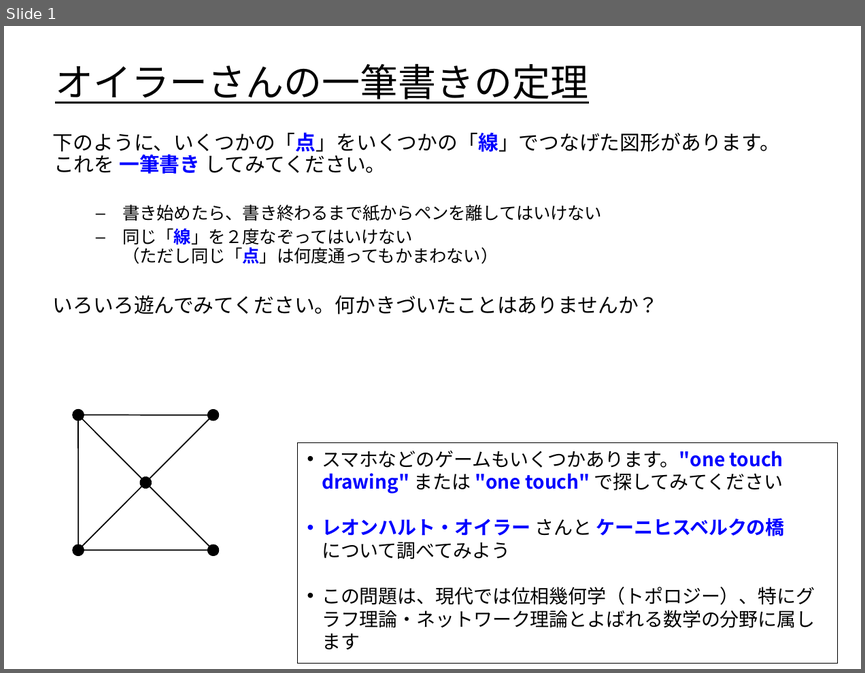
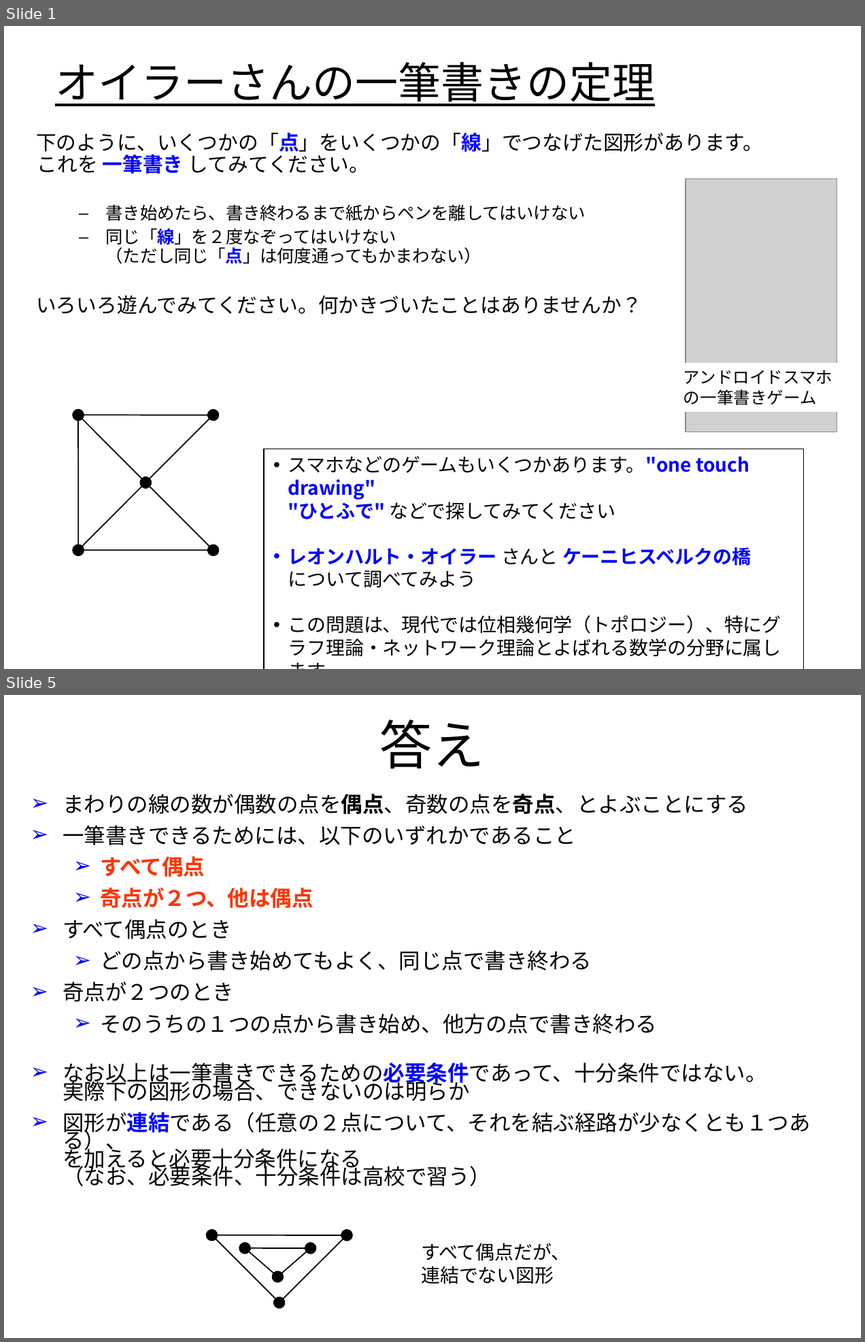
Before and after one commit to kuh96/qzz, a slide deck: one-touch.ppt. Shown one above the other, each under a label of ours: slide 1 before the commit, slides 1 and 5 after it; the slides between them are not shown. The pictures are 865x673 and 865x1342 pixels, drawn with LibreOffice and Linux fonts; fonts in the diff are those of the drawing; grey boxes stand for pictures. Boxes give left, top, right and bottom in pixels: in the first picture for what was removed or moved away, otherwise in the second. Text is boxed around its words. In the diff, an @@ line names an element or a change of style, - is before the commit and + after.

```diff
--- a/one-touch.ppt
+++ b/one-touch.ppt
@@ slide 5 added at (4,695,861,1338), background #FFFFFF @@
@@ title added at (380,719,485,768), 44 pt, text #000000 @@
+答え
@@ text added at (62,794,810,1186), 18 pt, text #000000 @@
+➢ まわりの線の数が偶数の点を偶点、奇数の点を奇点、とよぶことにする
+➢ 一筆書きできるためには、以下のいずれかであること
+  ➢ すべて偶点
+  ➢ 奇点が２つ、他は偶点
+➢ すべて偶点のとき
+  ➢ どの点から書き始めてもよく、同じ点で書き終わる
+➢ 奇点が２つのとき
+  ➢ そのうちの１つの点から書き始め、他方の点で書き終わる
+➢ なお以上は一筆書きできるための必要条件であって、十分条件ではない。
+  実際下の図形の場合、できないのは明らか
+➢ 図形が連結である（任意の２点について、それを結ぶ経路が少なくとも１つある）、
+  を加えると必要十分条件になる
+  （なお、必要条件、十分条件は高校で習う）
@@ double arrow added from (212, 1235) to (347, 1235), #000000 0.99 pt @@
@@ double arrow added from (212, 1235) to (279, 1302), #000000 0.99 pt @@
@@ double arrow added from (347, 1235) to (279, 1302), #000000 0.99 pt @@
@@ text added at (421,1242,570,1284), 16 pt, text #000000 @@
+すべて偶点だが、
+連結でない図形
@@ double arrow added from (245, 1248) to (311, 1248), #000000 0.99 pt @@
@@ double arrow added from (245, 1248) to (277, 1277), #000000 0.99 pt @@
@@ double arrow added from (311, 1248) to (277, 1277), #000000 0.99 pt @@
@@ slide 1 changed as well @@
@@ title "オイラーさんの一筆書きの定理" at (55,62,655,106): size 32 to 36 pt @@
@@ text "下のように、いくつかの「点」をいくつかの「線」でつなげた図形があります。 これを 一筆書き してみてください。": place and size @@
-text "下のように、いくつかの「点」をいくつかの「線」でつなげた図形があります。 これを 一筆書き してみてください。" at (53,132,780,314)
+text "下のように、いくつかの「点」をいくつかの「線」でつなげた図形があります。 これを 一筆書き してみてください。" at (36,132,763,314)
@@ picture added at (685,178,837,431) @@
@@ rectangle added at (675,363,842,412), fill #FFFFFF, 14 pt, text #000000 @@
+アンドロイドスマホ
+の一筆書きゲーム
@@ rectangle "スマホなどのゲームもいくつかあります。"one touch drawing" "ひとふで" などで探してみてください": place and size @@
-rectangle "スマホなどのゲームもいくつかあります。"one touch drawing" "ひとふで" などで探してみてください" at (298,442,838,662)
+rectangle "スマホなどのゲームもいくつかあります。"one touch drawing" "ひとふで" などで探してみてください" at (264,448,804,669)
@@ text in rectangle at (288,456,749,520): text changed @@
-• スマホなどのゲームもいくつかあります。"one touch drawing" または "one touch" で探してみてください
+• スマホなどのゲームもいくつかあります。"one touch drawing"
+  "ひとふで" などで探してみてください
```
Also in this commit, not shown: 1 other slide changed, 4 other slides added, 7 other files.
